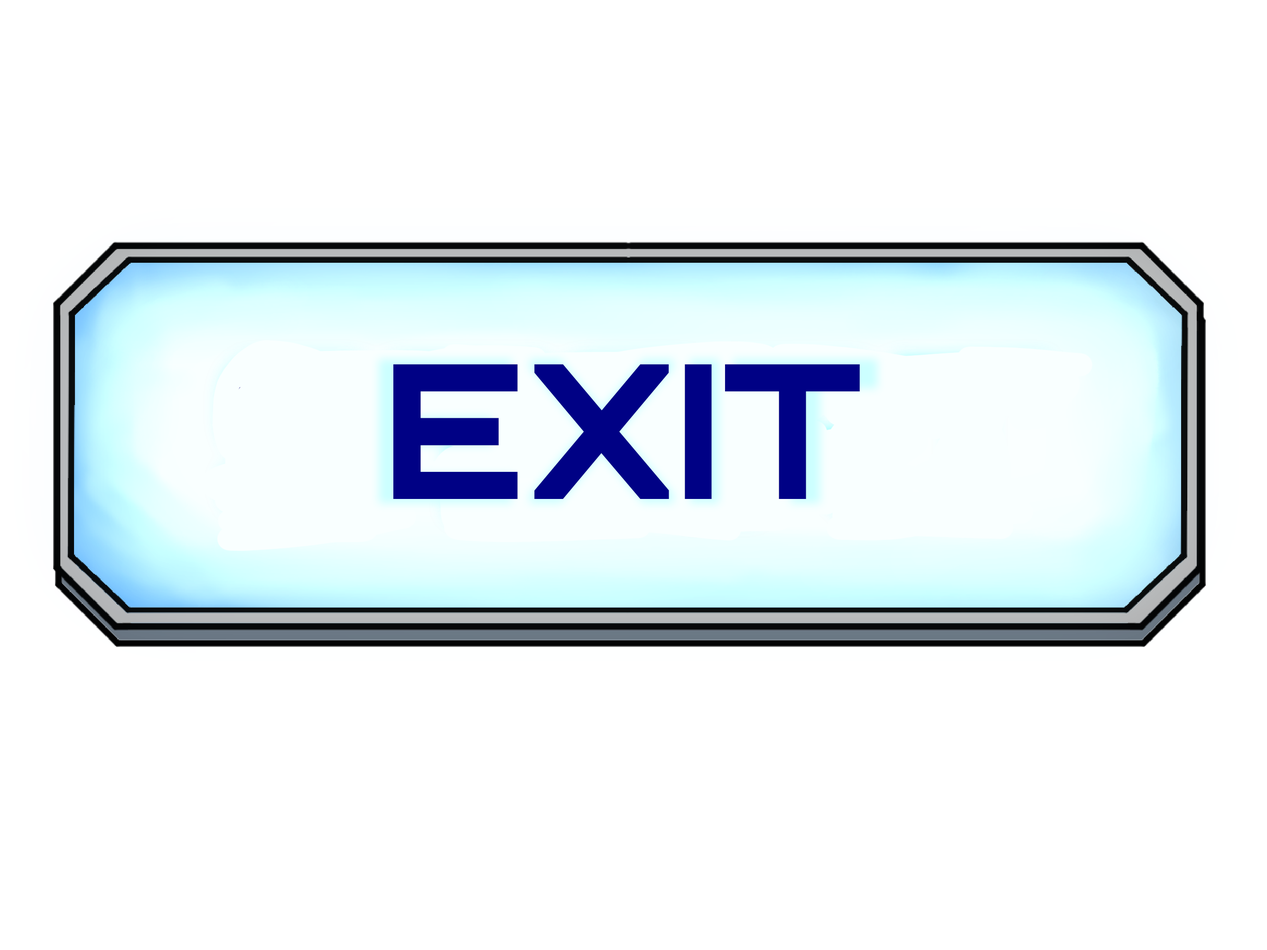
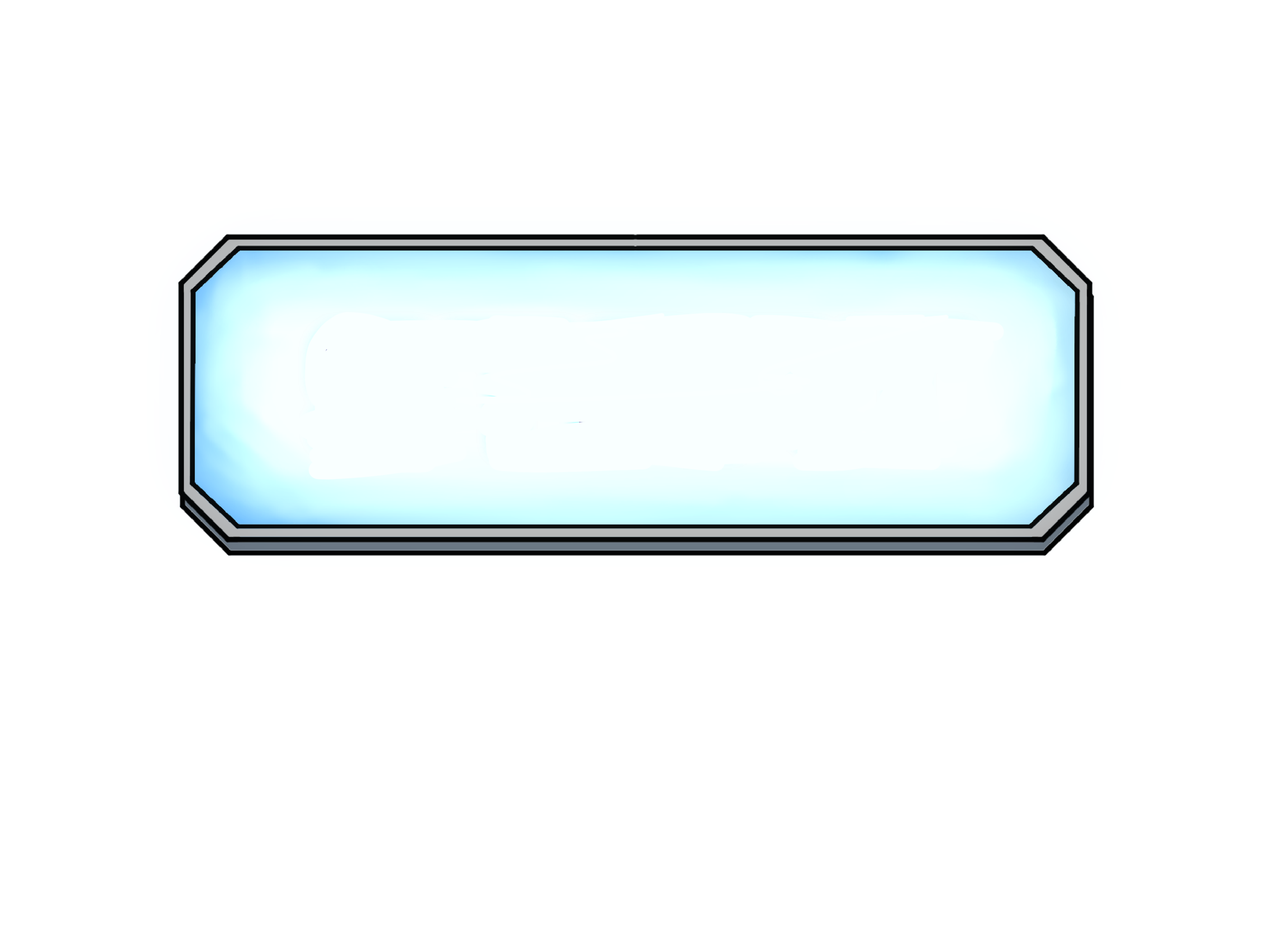
Comparing the layer stacks of the two 1267×950 images. Changes:
added group "Menu" (1st of 2) with 4 layers above "Reiniciar" over (x1=136, y1=233, x2=1131, y2=577)
added layer "Layer 2" (1st of 3, in "Menu") in group "Menu" over (x1=295, y1=311, x2=1004, y2=481)
added layer "Layer 1" (1st of 3, in "Menu") in group "Menu" over (x1=136, y1=233, x2=1131, y2=577)
renamed "Group 1" to "Reanudar", hid the group it (5 layers) over (x1=40, y1=233, x2=1206, y2=648)
renamed "EXIT" to "REANUDAR", painted on it over (x1=205, y1=364, x2=1062, y2=500)
renamed "EXIT" to "REANUDAR", painted on it over (x1=188, y1=349, x2=1085, y2=513)
